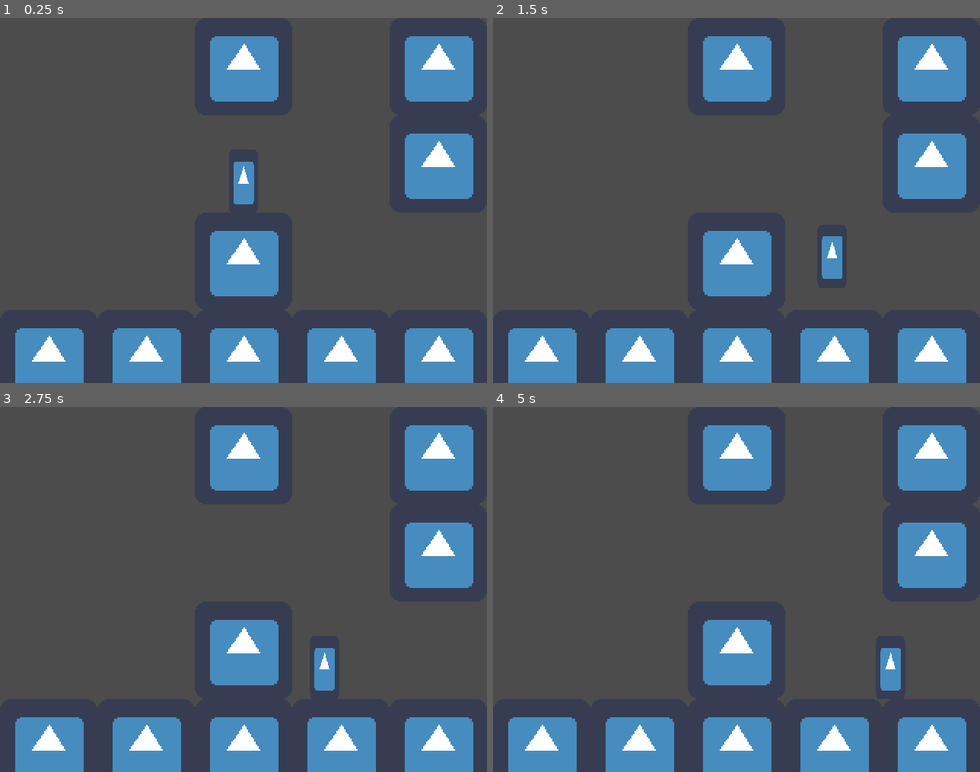
Above: before the commit, frames 1-4 (two rows, left to right).
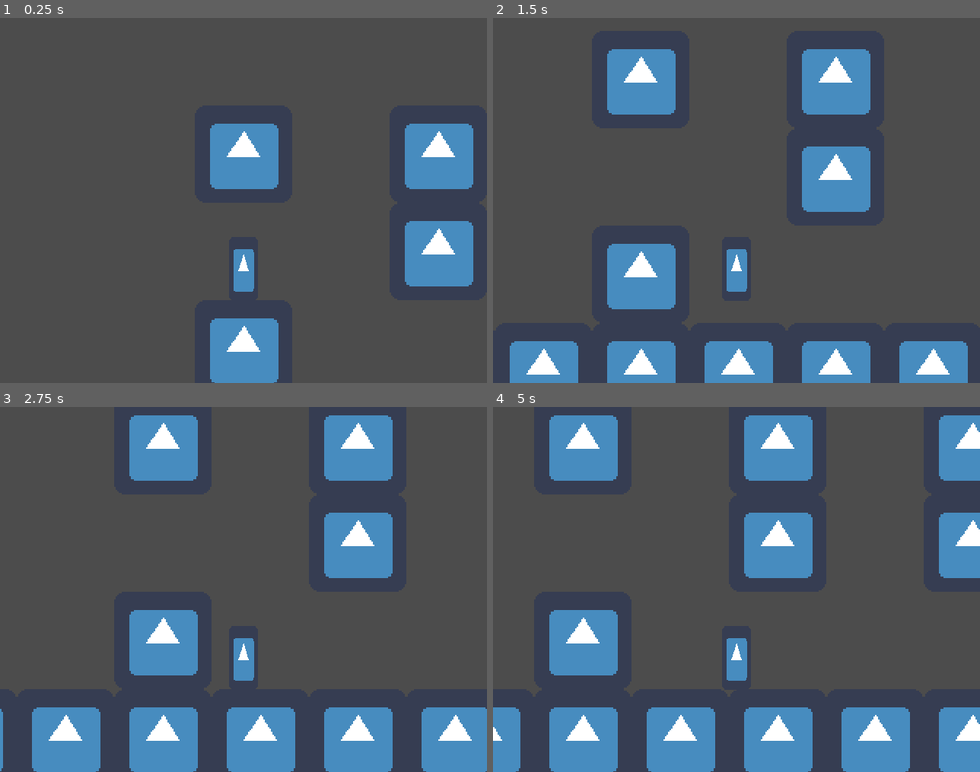
Above: after the commit, the same moments.

Repository: flyJV/MakeshiftMonikerGameProject1
Game: Godot game, scene res://GameScenes/GameCore.tscn
Same seed, same stepped clock (60 frames per second), same inputs: the game is played once before the commit and once after it. The engine's default icon, where the game draws it, is replaced by a stand-in: a white triangle on a blue panel in a dark square.
Inputs:
- Up to frame 1 (0.25 s): no input
- Up to frame 2 (1.5 s): tap Enter at 0.5 s; hold D (action_right) from 0.53 s (still down); tap W (action_up) at 0.77 s
- Up to frame 3 (2.75 s): tap W (action_up) at 1.52 s; release D (action_right) at 2.03 s; hold A (action_left) from 2.03 s (still down)
- Up to frame 4 (5 s): release A (action_left) at 2.78 s; hold D (action_right) 2.78-4.28 s; tap W (action_up) at 3.02, 3.77, 4.52 s; hold A (action_left) from 4.28 s (still down)

The runs differ from the first frame. In frame 1, 22% of the frame differs, in the area x 3-98%, y 5-100%; in frame 2, 25%; in frame 3, 29%; in frame 4, 30%, in the area x 0-100%, y 2-100%.

Commit message:
Added Camera

Diff:
--- a/GameScenes/GameCore.tscn
+++ b/GameScenes/GameCore.tscn
@@ -16,3 +16,7 @@
 
 [node name="Player" parent="." instance=ExtResource( 2 )]
 position = Vector2( 160, 90 )
+
+[node name="Camera2D" type="Camera2D" parent="Player"]
+position = Vector2( 0, -45 )
+current = true
--- a/project.godot
+++ b/project.godot
@@ -18,8 +18,8 @@
 
 window/size/width=320
 window/size/height=240
-window/size/test_width=1280
-window/size/test_height=960
+window/size/test_width=640
+window/size/test_height=480
 window/stretch/mode="2d"
 window/stretch/aspect="keep_width"
 
